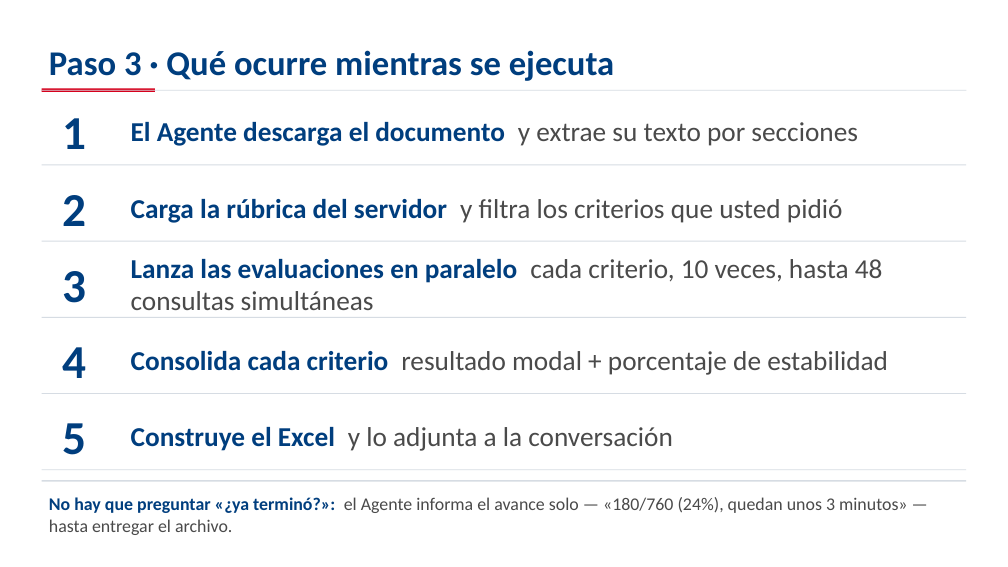
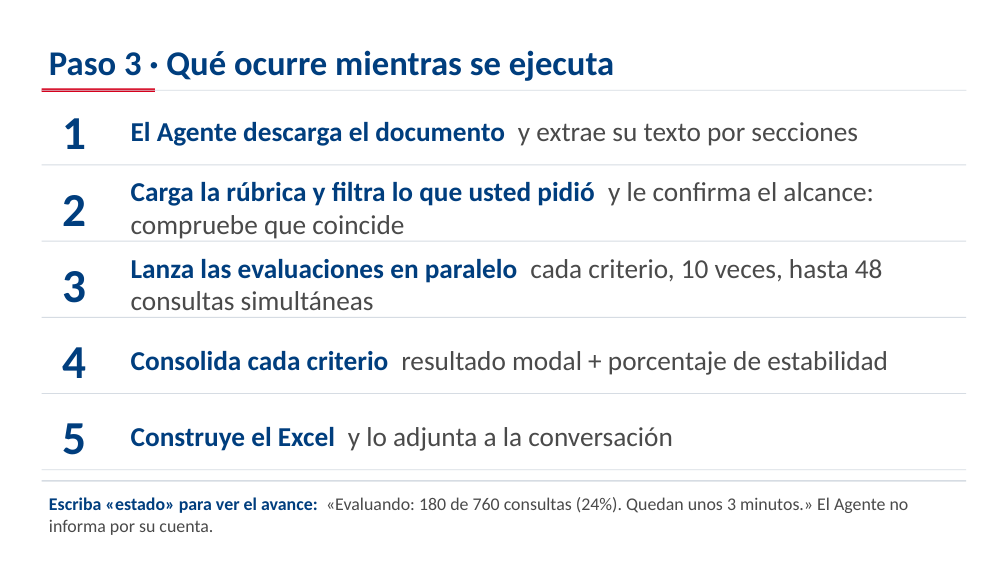
Before and after one commit to aevpsnow6-oss/deploy, a slide deck: slide 26 of presentation/capacitacion_appraisal/Capacitacion_Appraisal_GPT_Ahmed.pptx. Drawn at 1008x567 pixels with LibreOffice and Linux fonts; fonts in the diff are those of the drawing. Boxes give left, top, right and bottom in pixels: in the first picture for what was removed or moved away, otherwise in the second. Text is boxed around its words. In the diff, an @@ line names an element or a change of style, - is before the commit and + after.

```diff
--- a/presentation/capacitacion_appraisal/Capacitacion_Appraisal_GPT_Ahmed.pptx
+++ b/presentation/capacitacion_appraisal/Capacitacion_Appraisal_GPT_Ahmed.pptx
@@ text at <box>131,182,873,239</box>: text changed @@
-Carga la rúbrica del servidor y filtra los criterios que usted pidió
+Carga la rúbrica y filtra lo que usted pidió y le confirma el alcance: compruebe que coincide
@@ text at <box>49,497,909,535</box>: text changed @@
-No hay que preguntar «¿ya terminó?»: el Agente informa el avance solo — «180/760 (24%), quedan unos 3 minutos» — hasta entregar el archivo.
+Escriba «estado» para ver el avance: «Evaluando: 180 de 760 consultas (24%). Quedan unos 3 minutos.» El Agente no informa por su cuenta.
```
Also in this commit, not shown: 10 other slides changed, 5 other files.
